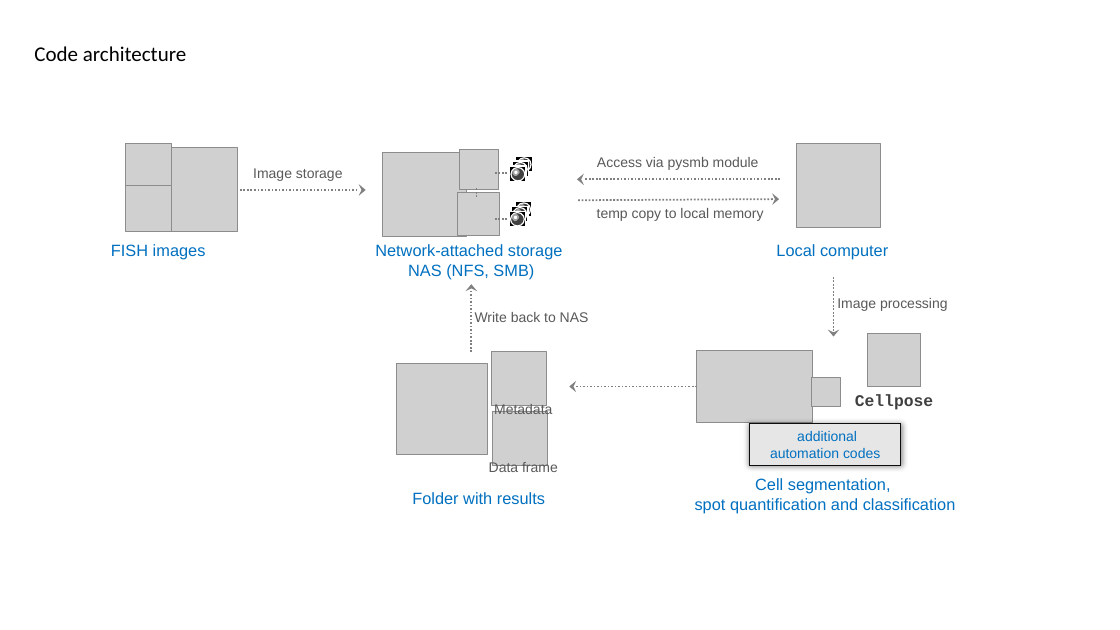
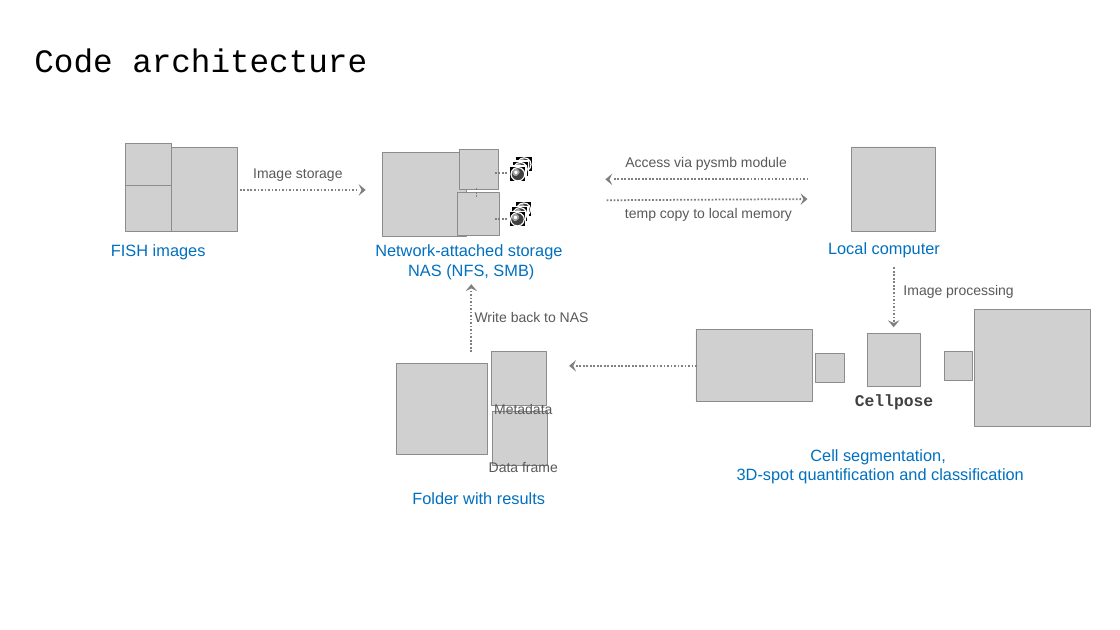
Before and after one commit to MunskyGroup/FISH_Processing, a slide deck: slide 1 of docs/code_architecture.pptx. Drawn at 1120x630 pixels with LibreOffice and Linux fonts; fonts in the diff are those of the drawing; grey boxes stand for pictures; background and template pictures are left out. Boxes give left, top, right and bottom in pixels: in the first picture for what was removed or moved away, otherwise in the second. Text is boxed around its words. In the diff, an @@ line names an element or a change of style, - is before the commit and + after.

```diff
--- a/docs/code_architecture.pptx
+++ b/docs/code_architecture.pptx
@@ text "Code architecture" at (34,49,367,73): size 18 to 28 pt, font Calibri to Courier New @@
@@ picture: place and size @@
-picture at (797,144,881,228)
+picture at (852,147,936,231)
@@ text "Access via pysmb module": place and size @@
-text "Access via pysmb module" at (597,157,759,170)
+text "Access via pysmb module" at (625,157,787,170)
@@ 2 arrows, 1 text: place and size @@
-2 arrows, 1 text at (577,180,780,221)
+2 arrows, 1 text at (606,180,807,221)
@@ text "Local computer": place and size @@
-text "Local computer" at (776,244,888,260)
+text "Local computer" at (828,242,940,258)
@@ arrow moved from (833, 278) - (833, 337) to (894, 268) - (894, 328) @@
@@ text "Image processing": place and size @@
-text "Image processing" at (837,298,948,311)
+text "Image processing" at (903,285,1014,298)
@@ picture added at (975,310,1091,426) @@
@@ picture: place and size @@
-picture at (697,350,813,423)
+picture at (697,330,813,402)
@@ picture: place and size @@
-picture at (812,378,840,407)
+picture at (816,354,844,382)
@@ picture added at (944,352,973,381) @@
@@ arrow moved from (697, 386) - (570, 386) to (697, 366) - (570, 366) @@
@@ text "Cell segmentation,": place and size @@
-text "Cell segmentation," at (695,478,956,513)
+text "Cell segmentation," at (737,449,1024,484)
@@ rectangle removed at (750,423,902,465) @@
-additional automation codes
@@ text at (737,468,1024,484): text changed @@
-spot quantification and classification
+3D-spot quantification and classification
```
Also in this commit, not shown: 2 other files.
